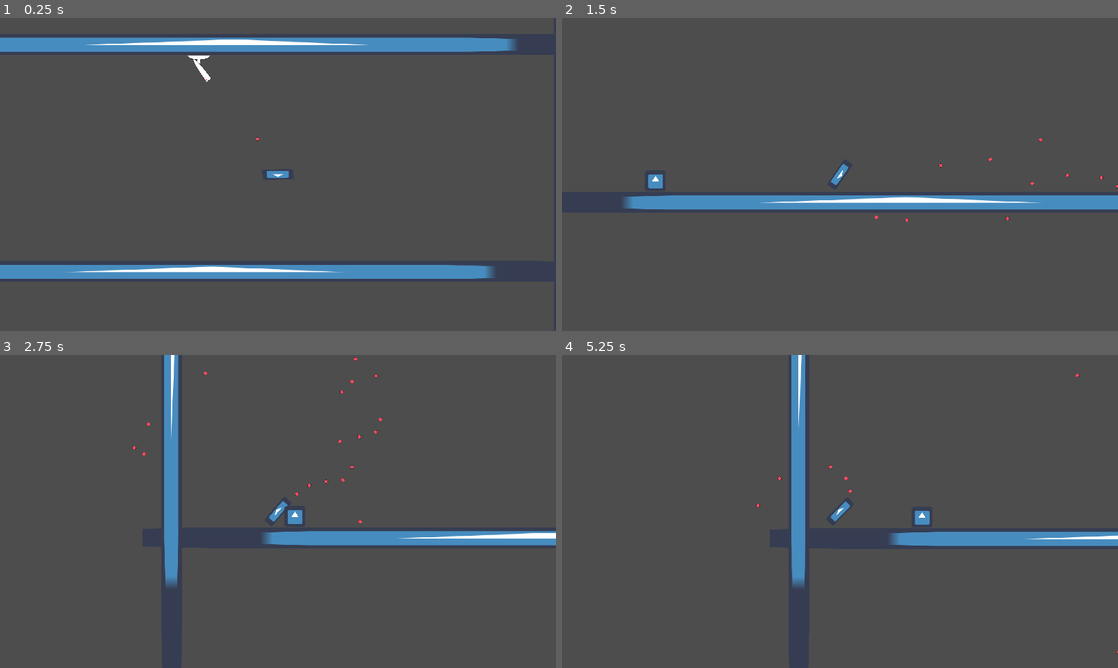
Above: before the commit, frames 1-4 (two rows, left to right).
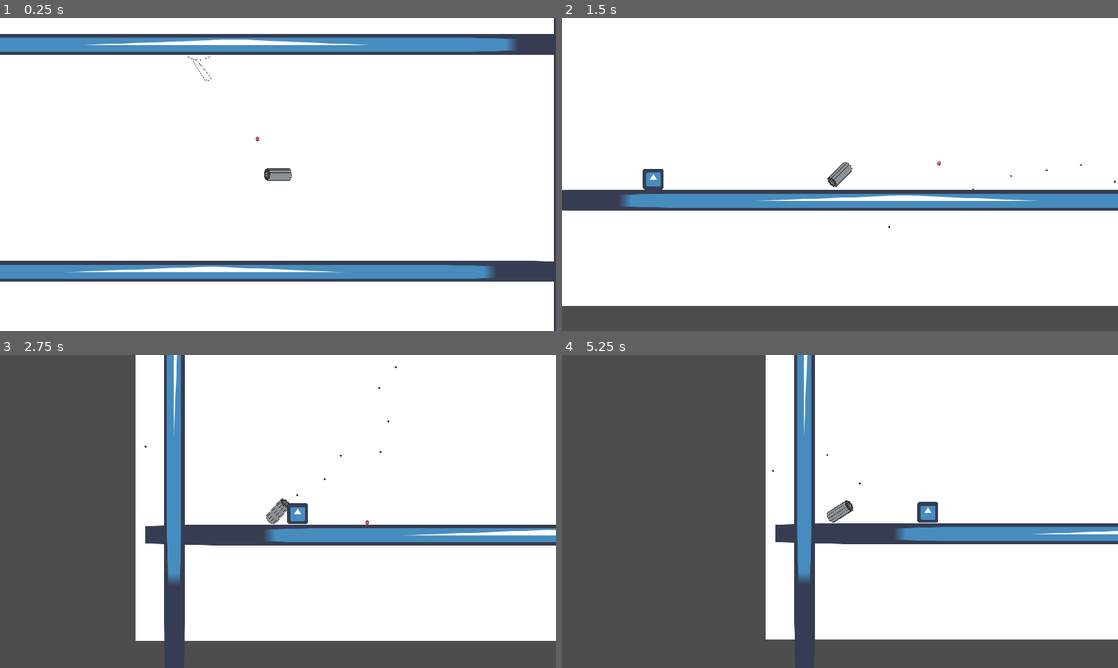
Above: after the commit, the same moments.

Repository: SmallConfusion/The-Gatler
Game: Godot game, scene res://scenes/levels/level_1.tscn
The game is run twice, just before and just after one commit, with the same random seed, the same clock (stepped at 60 frames per second) and the same inputs. The engine's default icon, where the game draws it, is replaced by a stand-in: a white triangle on a blue panel in a dark square.
Inputs (mouse positions are in pixels of both pictures, inside the frame that each line leads up to):
- Up to frame 1 (0.25 s): no input
- Up to frame 2 (1.5 s): move the mouse to (962, 158) at 0.52 s; press the mouse at (962, 158) at 0.53 s; move the mouse to (728, 190) at 1.27 s; release the mouse at (728, 190) at 1.28 s; click (728, 190) at 1.35 s
- Up to frame 3 (2.75 s): move the mouse to (333, 442) at 2.02 s; press the mouse at (333, 442) at 2.03 s
- Up to frame 4 (5.25 s): move the mouse to (812, 574) at 2.77 s; release the mouse at (812, 574) at 2.78 s; click (812, 574) at 2.85 s; move the mouse to (1006, 558) at 3.52 s; press the mouse at (1006, 558) at 3.53 s; move the mouse to (673, 464) at 4.27 s; release the mouse at (673, 464) at 4.28 s; click (673, 464) at 4.35 s; move the mouse to (867, 511) at 5.02 s; press the mouse at (867, 511) at 5.03 s

The runs differ from the first frame. In frame 1, 86% of the frame differs, in the area x 0-100%, y 0-100%; in frame 2, 87%, in the area x 0-100%, y 0-92%; in frame 3, 64%; in frame 4, 53%.

Commit message:
Added rotating gun

Diff:
--- a/src/scenes/levels/level_1.tscn
+++ b/src/scenes/levels/level_1.tscn
@@ -9,6 +9,13 @@
 size = Vector2(2450, 68)
 
 [node name="Node2D" type="Node2D"]
+
+[node name="ColorRect" type="ColorRect" parent="."]
+z_index = -10
+offset_left = -754.0
+offset_top = -204.0
+offset_right = 1825.0
+offset_bottom = 1003.0
 
 [node name="Player" parent="." groups=["player"] instance=ExtResource("1_milha")]
 position = Vector2(719, 354)
--- a/src/scenes/objects/bullets/enemy_bullet.tscn
+++ b/src/scenes/objects/bullets/enemy_bullet.tscn
@@ -1,8 +1,24 @@
-[gd_scene load_steps=2 format=3 uid="uid://cougtubkjylop"]
+[gd_scene load_steps=5 format=3 uid="uid://cougtubkjylop"]
 
 [ext_resource type="PackedScene" uid="uid://f2no3a12nwma" path="res://scenes/objects/bullets/player_bullet.tscn" id="1_vwaan"]
+[ext_resource type="Texture2D" uid="uid://c76lj64mx8xkk" path="res://sprites/small_bullet.svg" id="2_xgxj0"]
+
+[sub_resource type="CircleShape2D" id="CircleShape2D_y7265"]
+radius = 6.0
+
+[sub_resource type="CircleShape2D" id="CircleShape2D_hrn2b"]
+radius = 6.0
 
 [node name="Bullet" instance=ExtResource("1_vwaan")]
 
+[node name="Sprite2D" parent="." index="0"]
+texture = ExtResource("2_xgxj0")
+
 [node name="Hurtbox" parent="." index="4"]
 collision_mask = 1
+
+[node name="CollisionShape2D" parent="Hurtbox" index="0"]
+shape = SubResource("CircleShape2D_y7265")
+
+[node name="CollisionShape2D" parent="Hitbox" index="0"]
+shape = SubResource("CircleShape2D_hrn2b")
--- a/src/scenes/objects/bullets/player_bullet.tscn
+++ b/src/scenes/objects/bullets/player_bullet.tscn
@@ -1,26 +1,22 @@
-[gd_scene load_steps=10 format=3 uid="uid://f2no3a12nwma"]
+[gd_scene load_steps=9 format=3 uid="uid://f2no3a12nwma"]
 
 [ext_resource type="Script" path="res://scripts/objects/bullet.gd" id="1_lcclh"]
-[ext_resource type="Texture2D" uid="uid://c76lj64mx8xkk" path="res://sprites/small_bullet.svg" id="2_dsaut"]
+[ext_resource type="Texture2D" uid="uid://c4oqke5doi8wh" path="res://sprites/smaller_bullet.svg" id="2_s5xw0"]
 [ext_resource type="Script" path="res://scripts/components/bullet_movement.gd" id="3_b6pxg"]
 [ext_resource type="Script" path="res://scripts/components/death.gd" id="5_llu0b"]
 [ext_resource type="Script" path="res://scripts/components/hurtbox.gd" id="6_taqbn"]
 [ext_resource type="Script" path="res://scripts/components/health.gd" id="6_yiw07"]
 [ext_resource type="Script" path="res://scripts/components/hitbox.gd" id="7_47vwf"]
 
-[sub_resource type="CircleShape2D" id="CircleShape2D_bifuf"]
-radius = 6.0
-
 [sub_resource type="CircleShape2D" id="CircleShape2D_idbpn"]
-radius = 6.0
+radius = 4.0
 
 [node name="Bullet" type="Node2D"]
 script = ExtResource("1_lcclh")
 
 [node name="Sprite2D" type="Sprite2D" parent="."]
-z_index = -5
 scale = Vector2(0.3, 0.3)
-texture = ExtResource("2_dsaut")
+texture = ExtResource("2_s5xw0")
 
 [node name="BulletMovement" type="Node" parent="."]
 script = ExtResource("3_b6pxg")
@@ -38,7 +34,7 @@
 self_damage = 1.0
 
 [node name="CollisionShape2D" type="CollisionShape2D" parent="Hurtbox"]
-shape = SubResource("CircleShape2D_bifuf")
+shape = SubResource("CircleShape2D_idbpn")
 
 [node name="Hitbox" type="Area2D" parent="."]
 collision_layer = 4
--- a/src/scenes/objects/enemies/sentry.tscn
+++ b/src/scenes/objects/enemies/sentry.tscn
@@ -56,7 +56,6 @@
 
 [node name="Health" type="Node" parent="."]
 script = ExtResource("7_k8qtg")
-health = 5.0
 
 [node name="Death" type="Node" parent="."]
 script = ExtResource("8_r42ip")
--- a/src/scenes/objects/player.tscn
+++ b/src/scenes/objects/player.tscn
@@ -1,19 +1,25 @@
-[gd_scene load_steps=10 format=3 uid="uid://dxfytd662m1kl"]
+[gd_scene load_steps=13 format=3 uid="uid://dxfytd662m1kl"]
 
 [ext_resource type="Script" path="res://scripts/objects/player.gd" id="1_6snto"]
-[ext_resource type="Texture2D" uid="uid://bnb0ah6gxki3b" path="res://icon.png" id="2_tpl1p"]
 [ext_resource type="Script" path="res://scripts/components/gun.gd" id="3_exkqj"]
+[ext_resource type="Texture2D" uid="uid://cx4kufotll54o" path="res://sprites/barrel.svg" id="4_mu68i"]
 [ext_resource type="Script" path="res://scripts/components/hitbox.gd" id="5_mnns8"]
 [ext_resource type="Script" path="res://scripts/components/health.gd" id="6_5c56t"]
+[ext_resource type="Texture2D" uid="uid://koyxtcf54u7y" path="res://sprites/gun_support.svg" id="7_85gr7"]
 [ext_resource type="Script" path="res://scripts/components/death.gd" id="7_eu0sl"]
 [ext_resource type="PackedScene" uid="uid://f2no3a12nwma" path="res://scenes/objects/bullets/player_bullet.tscn" id="7_ivlbb"]
+[ext_resource type="Script" path="res://scripts/objects/gun_barrel.gd" id="8_rhdoc"]
 
 [sub_resource type="PhysicsMaterial" id="PhysicsMaterial_xclvi"]
 friction = 0.0
 bounce = 0.1
 
-[sub_resource type="RectangleShape2D" id="RectangleShape2D_ptnw6"]
-size = Vector2(96, 32)
+[sub_resource type="CapsuleShape2D" id="CapsuleShape2D_n08da"]
+radius = 19.0
+height = 88.0
+
+[sub_resource type="RectangleShape2D" id="RectangleShape2D_ws7u3"]
+size = Vector2(60, 40)
 
 [node name="Player" type="RigidBody2D"]
 rotation = 1.5708
@@ -24,20 +30,100 @@
 angular_damp = 1e+10
 script = ExtResource("1_6snto")
 
+[node name="Node2D" type="Node2D" parent="."]
+y_sort_enabled = true
+rotation = 1.57079
+
+[node name="GunSupport" type="Sprite2D" parent="Node2D"]
+y_sort_enabled = true
+rotation = -3.14159
+scale = Vector2(0.3, 0.3)
+texture = ExtResource("7_85gr7")
+offset = Vector2(0, -1.335)
+
+[node name="Sprite2D2" type="Sprite2D" parent="Node2D"]
+y_sort_enabled = true
+position = Vector2(-15.8798, -0.978633)
+scale = Vector2(0.3, 0.3)
+texture = ExtResource("4_mu68i")
+script = ExtResource("8_rhdoc")
+index = 1
+
+[node name="Sprite2D3" type="Sprite2D" parent="Node2D"]
+y_sort_enabled = true
+position = Vector2(-10.9066, -5.85336)
+scale = Vector2(0.3, 0.3)
+texture = ExtResource("4_mu68i")
+script = ExtResource("8_rhdoc")
+index = 2
+
+[node name="Sprite2D4" type="Sprite2D" parent="Node2D"]
+y_sort_enabled = true
+position = Vector2(-0.829977, -7.98923)
+scale = Vector2(0.3, 0.3)
+texture = ExtResource("4_mu68i")
+script = ExtResource("8_rhdoc")
+index = 3
+
+[node name="Sprite2D5" type="Sprite2D" parent="Node2D"]
+y_sort_enabled = true
+position = Vector2(9.63496, -6.38685)
+scale = Vector2(0.3, 0.3)
+texture = ExtResource("4_mu68i")
+script = ExtResource("8_rhdoc")
+index = 4
+
+[node name="Sprite2D6" type="Sprite2D" parent="Node2D"]
+y_sort_enabled = true
+position = Vector2(15.5916, -1.796)
+scale = Vector2(0.3, 0.3)
+texture = ExtResource("4_mu68i")
+script = ExtResource("8_rhdoc")
+index = 5
+
+[node name="Sprite2D" type="Sprite2D" parent="Node2D"]
+y_sort_enabled = true
+position = Vector2(14.2527, 3.63522)
+scale = Vector2(0.3, 0.3)
+texture = ExtResource("4_mu68i")
+script = ExtResource("8_rhdoc")
+index = 6
+
+[node name="Sprite2D7" type="Sprite2D" parent="Node2D"]
+y_sort_enabled = true
+position = Vector2(6.24488, 7.36549)
+scale = Vector2(0.3, 0.3)
+texture = ExtResource("4_mu68i")
+script = ExtResource("8_rhdoc")
+index = 7
+
+[node name="Sprite2D8" type="Sprite2D" parent="Node2D"]
+y_sort_enabled = true
+position = Vector2(-4.68503, 7.64935)
+scale = Vector2(0.3, 0.3)
+texture = ExtResource("4_mu68i")
+script = ExtResource("8_rhdoc")
+index = 8
+
+[node name="Sprite2D9" type="Sprite2D" parent="Node2D"]
+y_sort_enabled = true
+position = Vector2(-13.4228, 4.35401)
+scale = Vector2(0.3, 0.3)
+texture = ExtResource("4_mu68i")
+script = ExtResource("8_rhdoc")
+index = 9
+
 [node name="Gun" type="Node2D" parent="."]
-position = Vector2(45, -1.96701e-06)
+position = Vector2(42, -0.00015204)
 script = ExtResource("3_exkqj")
 bullet_scene = ExtResource("7_ivlbb")
-cooldown = 0.025
-spread = 0.4
+cooldown = 0.05
+spread = 0.2
 spread_concentration = 2.1
 
-[node name="Icon" type="Sprite2D" parent="."]
-scale = Vector2(1.5, 0.5)
-texture = ExtResource("2_tpl1p")
-
 [node name="CollisionShape2D" type="CollisionShape2D" parent="."]
-shape = SubResource("RectangleShape2D_ptnw6")
+rotation = 1.5708
+shape = SubResource("CapsuleShape2D_n08da")
 
 [node name="Camera2D" type="Camera2D" parent="."]
 zoom = Vector2(0.75, 0.75)
@@ -46,7 +132,7 @@
 script = ExtResource("5_mnns8")
 
 [node name="CollisionShape2D2" type="CollisionShape2D" parent="Hitbox"]
-shape = SubResource("RectangleShape2D_ptnw6")
+shape = SubResource("RectangleShape2D_ws7u3")
 
 [node name="Health" type="Node" parent="."]
 script = ExtResource("6_5c56t")
--- /dev/null
+++ b/src/scripts/objects/gun_barrel.gd
@@ -0,0 +1,14 @@
+@tool
+extends Sprite2D
+
+@export var index := 0
+
+var original_position = Vector2(0, -7)
+var t := 0.
+var speed := 1.5
+
+
+func _process(delta):
+	t += delta
+	var a = fmod(t * speed * TAU + TAU * index / 9 - global_rotation/2, TAU)
+	position = (original_position * 2).rotated(a) * Vector2(1, .5)
--- /dev/null
+++ b/src/sprites/barrel.svg
@@ -0,0 +1 @@
+<?xml version="1.0" encoding="UTF-8"?><svg id="b" xmlns="http://www.w3.org/2000/svg" width="11" height="80.59" viewBox="0 0 11 80.59"><g id="c"><ellipse cx="5.5" cy="77.59" rx="5" ry="2.5" style="fill:#8a9094; stroke:#231f20; stroke-linecap:round; stroke-linejoin:round;"/><polyline points=".5 77.59 .5 3 10.5 3 10.5 77.59" style="fill:#8a9094; stroke:#231f20; stroke-linecap:round; stroke-linejoin:round;"/><ellipse cx="5.5" cy="3" rx="5" ry="2.5" style="fill:#8a9094; stroke:#231f20; stroke-linecap:round; stroke-linejoin:round;"/><ellipse cx="5.5" cy="3" rx="3.75" ry="1.88" style="fill:#515457; stroke:#231f20; stroke-linecap:round; stroke-linejoin:round;"/></g></svg>
--- /dev/null
+++ b/src/sprites/gun_support.svg
@@ -0,0 +1 @@
+<?xml version="1.0" encoding="UTF-8"?><svg id="b" xmlns="http://www.w3.org/2000/svg" width="40" height="79.29" viewBox="0 0 40 79.29"><g id="c"><ellipse cx="20" cy="69.29" rx="20" ry="10" style="fill:#515457; stroke-width:0px;"/><path d="m20,10C8.95,10,0,5.52,0,0v69.29h40V0c0,5.52-8.95,10-20,10Z" style="fill:#515457; stroke-width:0px;"/></g></svg>
--- /dev/null
+++ b/src/sprites/smaller_bullet.svg
@@ -0,0 +1 @@
+<?xml version="1.0" encoding="UTF-8"?><svg id="b" xmlns="http://www.w3.org/2000/svg" width="7" height="7" viewBox="0 0 7 7"><g id="c"><circle cx="3.5" cy="3.5" r="3" style="fill:#515457; stroke:#231f20; stroke-linecap:round; stroke-linejoin:round;"/></g></svg>
Not shown, added: src/sprites/barrel.svg.import
Not shown, added: src/sprites/gun_support.svg.import
Not shown, added: src/sprites/smaller_bullet.svg.import
Not shown, added: sprites.ai
